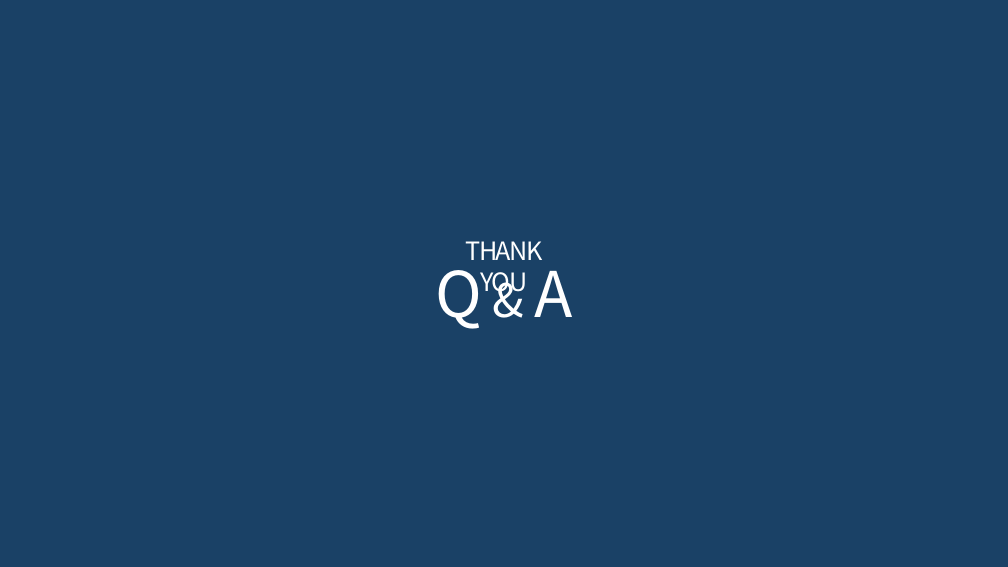
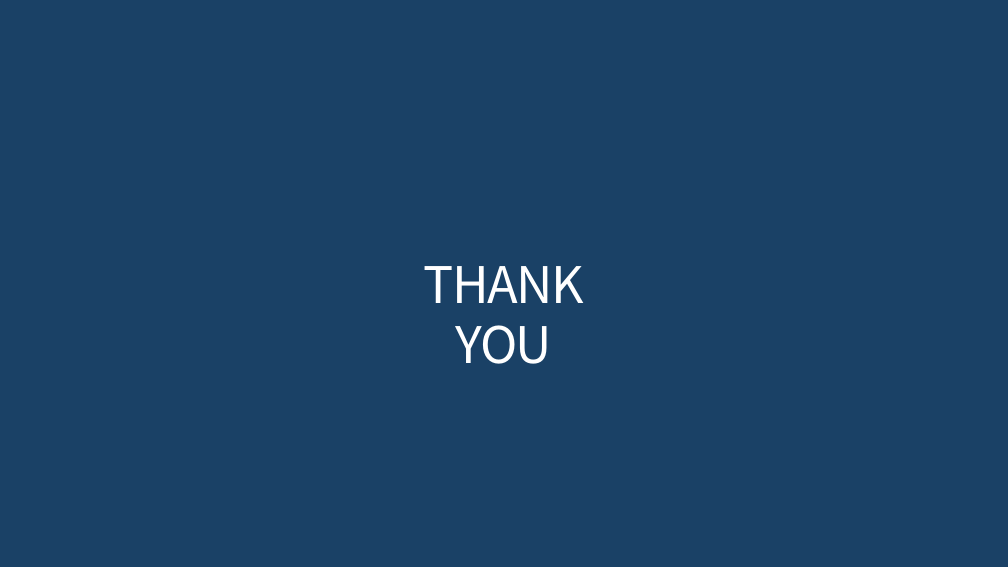
Before and after one commit to JaeHyung-Jung/UNDERDOG, a slide deck: slide 10 of 12주차/발표자료-4.pptx. Drawn at 1008x567 pixels with LibreOffice and Linux fonts; fonts in the diff are those of the drawing; background and template pictures are left out; a plain dark background stands for a picture behind light text. Boxes give left, top, right and bottom in pixels: in the first picture for what was removed or moved away, otherwise in the second. Text is boxed around its words. In the diff, an @@ line names an element or a change of style, - is before the commit and + after.

```diff
--- a/12주차/발표자료-4.pptx
+++ b/12주차/발표자료-4.pptx
@@ text "THANK YOU": place and size @@
-text "THANK YOU" at (466,241,543,298)
+text "THANK YOU" at (424,266,584,364)
@@ text "THANK YOU" at (424,266,584,364): size 24 to 48 pt @@
@@ text removed at (435,254,572,329) @@
-Q & A
```
Also in this commit, not shown: 7 other slides changed.
